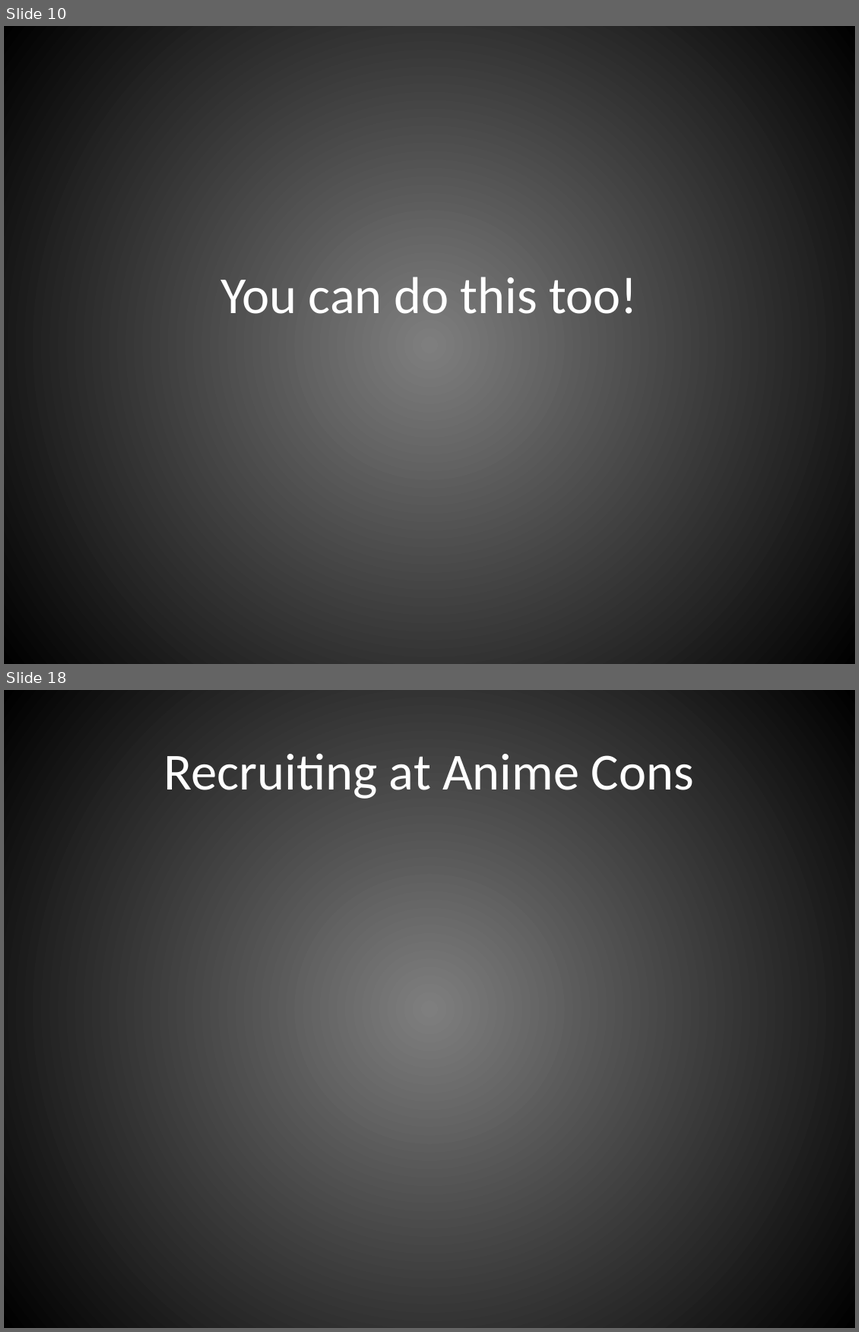
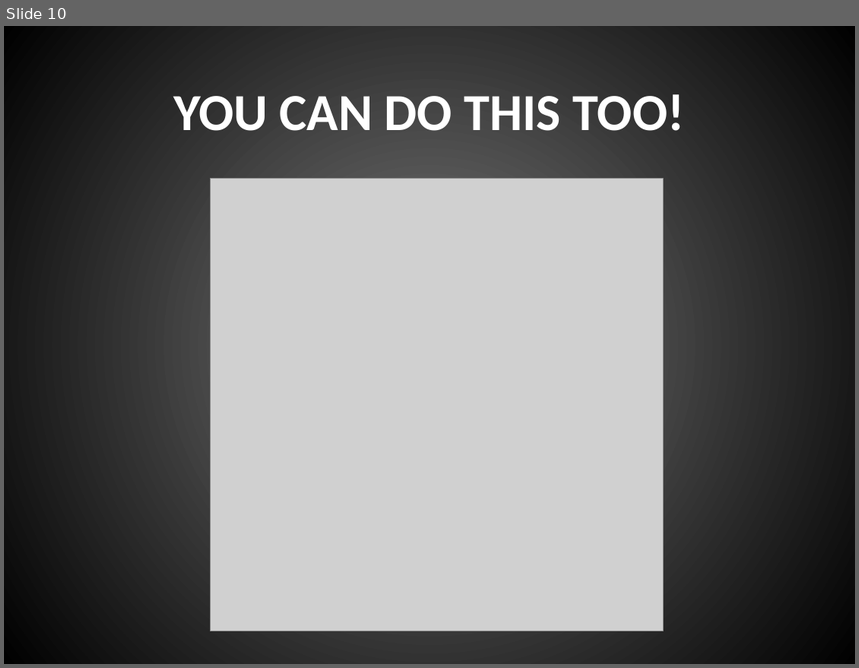
Before and after one commit to johnnyxmas/Talk_Decks, a slide deck: 2016/CypherCon/You're Right, This Sucks.pptx. Shown one above the other, each under a label of ours: slides 10 and 18 before the commit, slide 10 after it; the slides between them are not shown. The pictures are 859x1332 and 859x668 pixels, drawn with LibreOffice and Linux fonts; fonts in the diff are those of the drawing; grey boxes stand for pictures. Boxes give left, top, right and bottom in pixels: in the first picture for what was removed or moved away, otherwise in the second. Text is boxed around its words. In the diff, an @@ line names an element or a change of style, - is before the commit and + after.

```diff
--- a/2016/CypherCon/You're Right, This Sucks.pptx
+++ b/2016/CypherCon/You're Right, This Sucks.pptx
@@ slide 18 removed at [4,690,855,1328], background gradient #7F7F7F to #000000 @@
@@ title removed at [164,753,694,799] @@
-Recruiting at Anime Cons
@@ slide 10 changed as well @@
@@ background gradient #7F7F7F to #000000 to gradient #7B7B7B to #000000 @@
@@ title at [173,94,685,131]: text changed; bold on @@
-You can do this too!
+YOU CAN DO THIS TOO!
@@ picture added at [210,178,663,631] @@
```
Also in this commit, not shown: 17 other slides changed, 2 slides added, 3 other slides removed.
